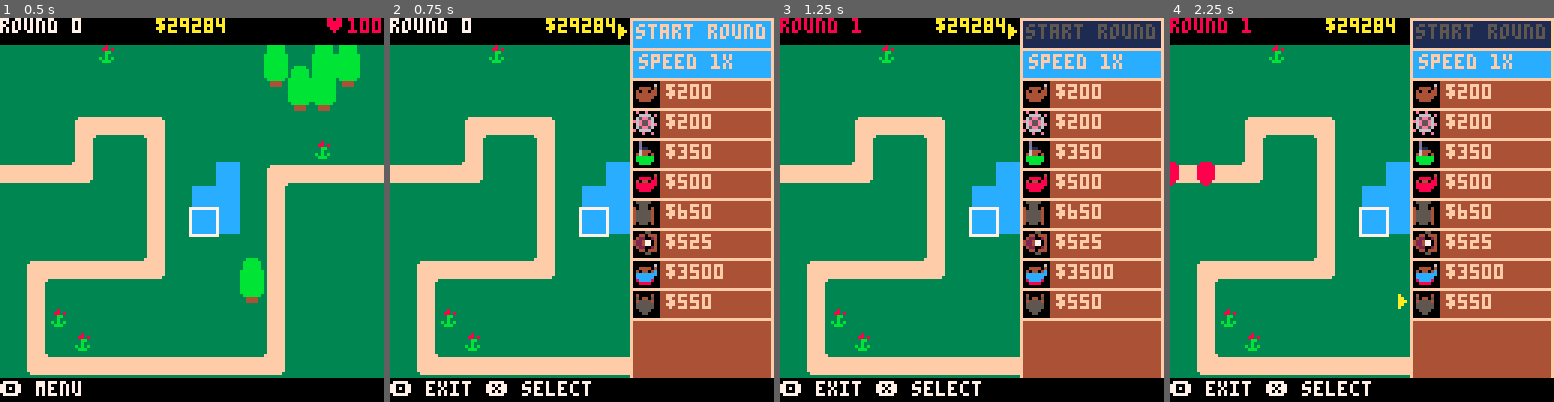
Above: before the commit, frames 1-4 (left to right).
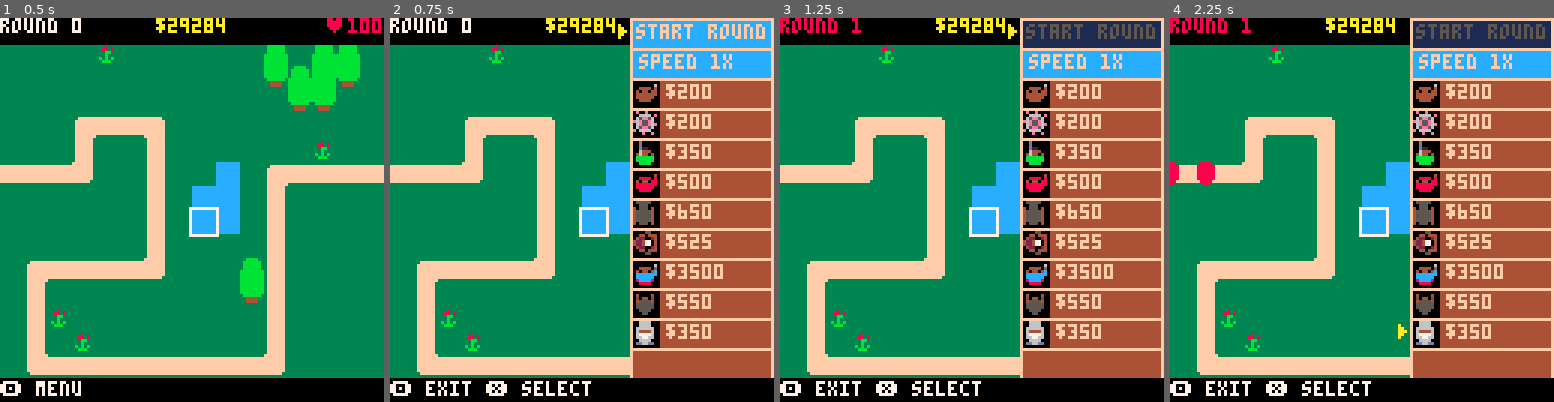
Above: after the commit, the same moments.

Repository: ingobeans/btd64
Game: PICO-8 cartridge btd64.p8
Two runs of this game, one before a commit and one after it. Both use one fixed random seed, a clock stepped at 60 frames per second and the inputs below.
Inputs:
- Up to frame 1 (0.5 s): tap X (X key) at 0.33 s
- Up to frame 2 (0.75 s): tap O (Z key) at 0.7 s
- Up to frame 3 (1.25 s): tap X (X key) at 1.07 s
- Up to frame 4 (2.25 s): hold Right 1.6-2.1 s; tap O (Z key) at 1.7, 2.1 s; tap X (X key) at 1.85 s; hold Up from 2.15 s (still down)

Frame 1 is identical in both runs. In frame 2, 1.0% of the frame differs, in the area x 63-100%, y 78-87%; in frame 3, 1.0%; in frame 4, 1.1%, in the area x 59-100%, y 71-87%.

Commit message:
add monkey sub (goodbye houndreds of free tokens\!)

Diff:
--- a/btd64.p8
+++ b/btd64.p8
@@ -684,7 +684,7 @@
 	end
 	mx = 3
 	if in_menu == 0 then
-		mx = 9--#monkey_types+1 - change if add new monkey
+		mx = 10--#monkey_types+1 - change if add new monkey
 	end
 	if menu_crsr < 0 then
 		menu_crsr = mx
@@ -1000,6 +1000,17 @@
 		pshfn=nil, --post shoot func
 		plead=false,	--lead
 	}
+	bomb_proj = merge(base_proj,{
+		ad=33,
+		ps=2,
+		pbr=8,
+		pl=20,
+		phfn=ph_bomb,
+		pdf=dp_bomb,
+		pfrag=false,
+		pfragbmb=false,
+		pbig=false,
+	})
 
 	grape_shot_proj = merge(base_proj, {
 		pdf=dp_grape,
@@ -1260,19 +1271,11 @@
 		},
 		i=4,
 		c=650,
-		projs={{
-			ad=33,
-			ps=2,
-			pbr=8,
-			pl=20,
-			phfn=ph_bomb,
-			pdf=dp_bomb,
-			pfrag=false,
-			pfragbmb=false,
-			pbig=false,
-		}},
+		projs={},
 		r=3
 	})
+	bomb_shtr.projs[1] = bomb_proj
+
 	buccaneer = new_mk({
 		cs={
 			{{14,2}},
@@ -1411,7 +1414,53 @@
 		pl=20,
 		add_pr=5
 	})
-
+	sub = new_mk({
+		cs={
+			{{2,6}},
+			{{2,12}},
+			{}
+		},
+		u1={
+			{300,74,"barbed darts",[[sel projs 1
+set pr 3]]},
+			{500,75,"advanced intel",[[sel projs 1
+setd a sub_attack]]},
+			{500,76,"submerge & support",[[set i 214
+set ccs 3
+set sub 1
+sel projs 1
+set ad 30せ]]},
+		},
+		u2={
+			{459,90,"twin guns",[[setm ccs 2
+sel projs 1
+set ad 11]]},
+			{750,91,"airburst darts",[[sel projs 1
+setd phfn ph_airburst]]},
+			{1500,92,"ballistic missile",[[set i 229
+set ccs 3
+sel projs
+setd 2 bomb_proj
+sel projs 2
+set pl 120
+set ad 0
+set pvr 3
+set phm 1
+setd a sub_attack]]},
+		},
+		projs={{
+			ad=23,
+			pdf=dp_sub_dart,
+			phm=true,
+			amt=3,
+			pl=60,
+		}},
+		c=350,
+		i=198,
+		r=3,
+		wb=true,
+		trac=12,
+	})
 end
 -->8
 --monkeys
@@ -1514,7 +1563,6 @@
 					i -= a
 					cpi += 1
 				end
-				--p = current proj
 
 				--find bloon in range
 				local b,dx,dy,d,k =	bloon_near(v.p,v.r*8,v.tg,v.camo)
@@ -1664,18 +1712,21 @@
 	end
 end
 
+function spread(tx,ty,angle_offset)
+	ta = atan2(ty,tx)
+
+	return {
+		{tx,ty},
+		{sin(ta+angle_offset),cos(ta+angle_offset)},
+		{sin(ta-angle_offset),cos(ta-angle_offset)}
+	}
+end
+
 function triple_attack(this,p,b,dx,dy,d,k)
 	if b != 0 then
-		angle_offset = p.paof/360
 		tx = dx/d
 		ty =	dy/d
-		ta = atan2(ty,tx)
-
-		dirs = {
-			{tx,ty},
-			{sin(ta+angle_offset),cos(ta+angle_offset)},
-			{sin(ta-angle_offset),cos(ta-angle_offset)}
-		}
+		dirs = spread(tx,ty,p.paof/360)
 		this.lar = {tx,ty}
 		for k,v in pairs(dirs) do
 			p = deep(p)
@@ -1697,6 +1748,49 @@
 			bi = indexof(bloons, v)
 			pop_bloon(bi,this.projs[1].pp,this.projs[1].pmom,true)
 		end
+		return true
+	end
+end
+
+function sub_attack(this,p,b,dx,dy,d,k)
+	if this.sub == 1 then
+		spwn_particle(this.p, dpr_sonar)
+		nearby_bloons = bloons_near(this.p,32,true)
+		for bloon in all(nearby_bloons) do
+			if bloon.t > 100 then
+				bloon.t -= 100
+			end
+		end
+		return true
+	end
+	if b == 0 then
+		local	sort = this.tg
+		local bs = -4500
+		for mk in all(monkeys) do
+			cb,cdx,cdy,cd,ck = bloon_near(mk.p,mk.r*8,0,mk.camo)
+			if cb != 0 then
+				cdx = cb.p[1]+4-this.p[1]
+				cdy = cb.p[2]+4-this.p[2]
+				cd = sqrt(cdx*cdx+cdy*cdy)
+				s = 0
+				if sort == 0 then
+					s = cb.s
+				elseif sort == 1 then
+					s = cb.t
+				elseif sort == 2 then
+					s = -cd
+				elseif sort == 3 then
+					s = -cb.s
+				end
+				if s > bs then
+					bs = s
+					b,dx,dy,d,k=cb,cdx,cdy,cd,ck
+				end
+			end
+		end
+	end
+	if b != 0 then
+		reg_attack(this,p,b,dx,dy,d,k)
 		return true
 	end
 end
@@ -1850,19 +1944,13 @@
 	elseif p.pvr == 2 then
 		circfill(p.p[1],p.p[2],2,0)
 	elseif p.pvr == 3 or p.pvr == 4 then
-		l = 3
-		sx = p.p[1]
-		ex = sx+p.mv[1]*l
-		sy = p.p[2]
-		ey = sy+p.mv[2]*l
 		cb = 6
 		ct = 8
 		if p.pvr == 4 then
 			cb = 9
 			ct = 10
 		end
-		line(sx,sy,ex,ey,cb)
-		pset(ex,ey,ct)
+		draw_line_deco(p.p,p.mv,3,1,cb,ct)
 	end
 end
 
@@ -1917,6 +2005,32 @@
 function dp_firebreath(p)
 	circfill(p.p[1],p.p[2],2,9)
 	circ(p.p[1],p.p[2],2,8)
+end
+
+function draw_line_deco(p,mv,l,d,cb,ct)
+	sx = p[1]
+	ex = sx+mv[1]*l*d
+	sy = p[2]
+	ey = sy+mv[2]*l*d
+	line(sx,sy,ex,ey,cb)
+	pset(ex,ey,ct)
+end
+
+function dp_sub_dart(p)
+	draw_line_deco(p.p,p.mv,3,-1,0,11)
+end
+
+function ph_airburst(this)
+	local p = this.p
+	p[1] -= this.mv[1] * 6
+	p[2] -= this.mv[2] * 6
+	dirs = spread(this.mv[1],this.mv[2],20/360)
+	for dir in all(dirs) do
+		spwn_proj({p[1],p[2]},dir,merge(base_proj,{
+			pl=20,
+			ps=this.ps,
+		}))
+	end
 end
 
 function ph_firebreath(this)
@@ -2092,12 +2206,13 @@
 	mk.ui2 = ui2
 
 	--load all upgrades
-	ud={}
-	ud[ui1]=mk.u1
-	ud[ui2]=mk.u2
-	for ugi,ugp in pairs(ud) do
-		for ui=1,ugi-1 do
-			u=ugp[ui]
+	ud={
+		{ui1,mk.u1},
+		{ui2,mk.u2}
+	}
+	for cud in all(ud) do
+		for ui=1,cud[1]-1 do
+			u=cud[2][ui]
 			process_usl(mk,u[4])
 			mk.vl+=u[1]
 		end
@@ -2256,6 +2371,16 @@
 	y = this[1][2]
 	l = 8
 	line(x,y,x+mx*l,y+my*l,10)
+end
+
+function dpr_sonar(this)
+	if this[3] > 30 then
+		return true
+	end
+
+	for i=1,2 do
+		circ(this[1][1], this[1][2], 6+this[3]*0.6-i, 11)
+	end
 end
 
 function dpr_firebreath_hit(this)
Not shown, changed: 40 lines of the sprite sheet (__gfx__) section of btd64.p8
